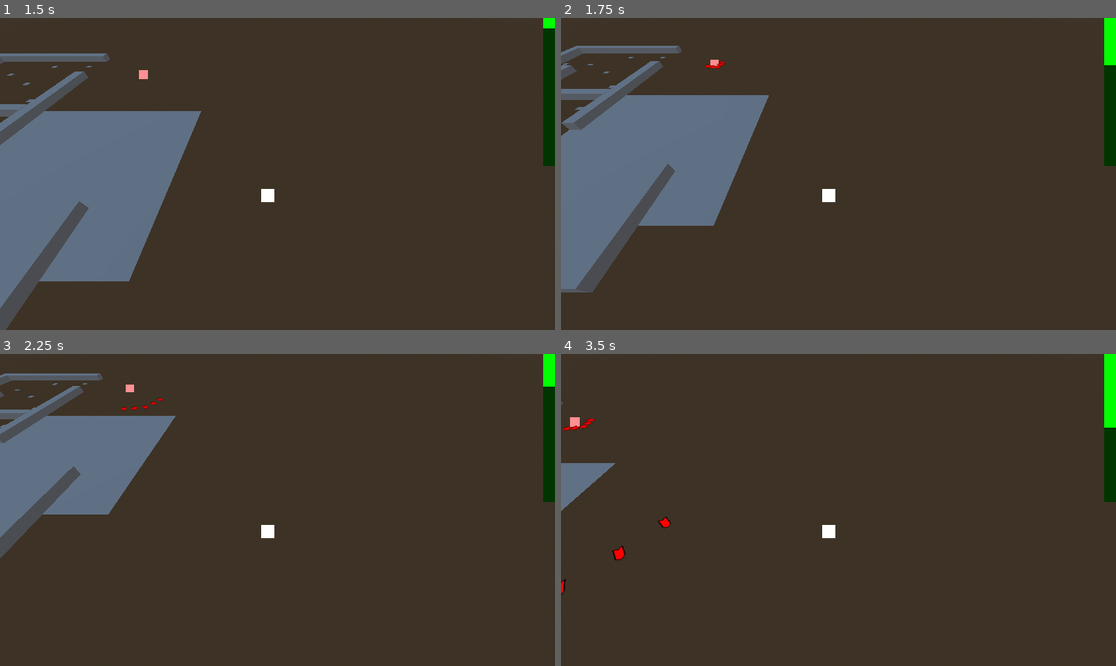
Above: before the commit, frames 1-4 (two rows, left to right).
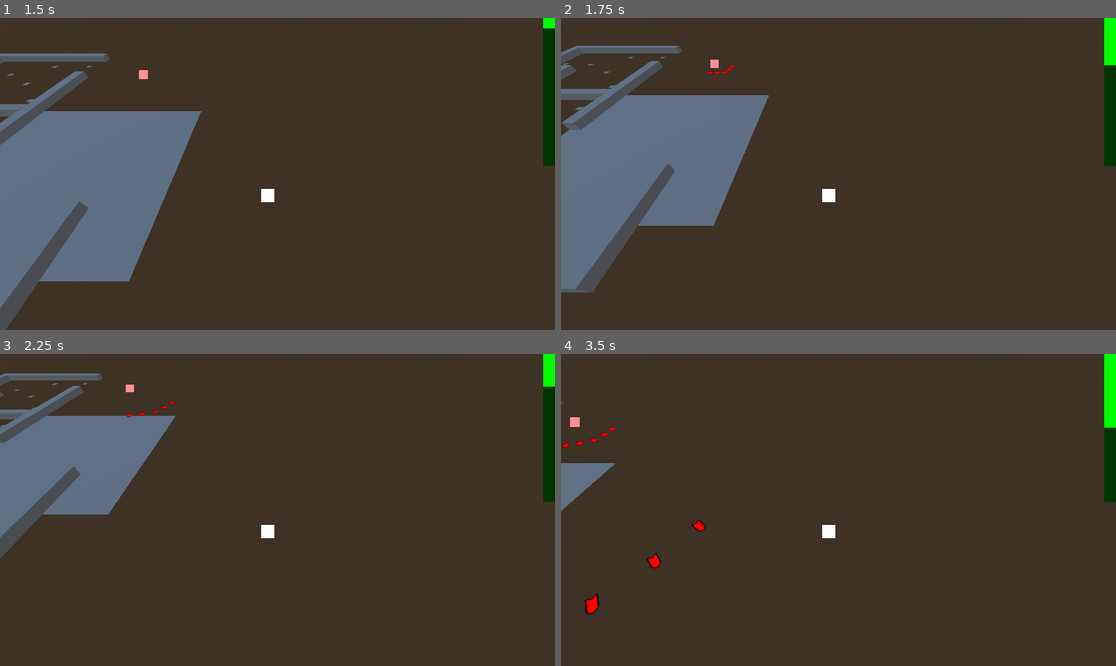
Above: after the commit, the same moments.

Repository: etjwalsh/N330Group3Project
Game: Godot game, scene res://Scenes/Root/root.tscn
The game is run twice, just before and just after one commit, with the same random seed, the same clock (stepped at 60 frames per second) and the same inputs.
Inputs (mouse positions are in pixels of both pictures, inside the frame that each line leads up to):
- Up to frame 1 (1.5 s): tap Enter at 0.5 s; move the mouse to (399, 158) at 0.52 s; hold D (right) 0.53-1.28 s; hold Shift (dash) 0.53-1.28 s; move the mouse to (166, 189) at 1.27 s; hold S (down) from 1.28 s (still down); tap Shift (dash) at 1.35 s
- Up to frame 2 (1.75 s): keep holding S (down)
- Up to frame 3 (2.25 s): move the mouse to (333, 441) at 2.02 s; release S (down) at 2.03 s; hold D (right) from 2.03 s (still down); hold Shift (dash) from 2.03 s (still down); right-click (333, 441) at 2.1 s
- Up to frame 4 (3.5 s): move the mouse to (810, 572) at 2.77 s; release D (right) at 2.78 s; release Shift (dash) at 2.78 s; hold W (up) from 2.78 s (still down); click (810, 572) at 2.85 s; tap Shift (dash) at 3.05 s

Frame 1 is identical in both runs. In frame 2, less than 0.1% of the frame differs, in the area x 26-32%, y 13-19%; in frame 3, 0.1%; in frame 4, 0.6%, in the area x 0-27%, y 20-84%.

Commit message:
enemy hurting :)

Diff:
--- a/Scenes/Bullets/PlayerBullet/player_bullet.tscn
+++ b/Scenes/Bullets/PlayerBullet/player_bullet.tscn
@@ -6,7 +6,10 @@
 script/source = "extends RigidBody3D
 
 const speed = 25
+
 var time = 0
+
+@export var damage = 1
 
 func _ready() -> void:
 	linear_velocity.z = cos(rotation.y) * speed
@@ -17,7 +20,11 @@
 	if(time > 2):
 		queue_free()
 
-	if(get_colliding_bodies()):
+	var bodies = get_colliding_bodies()
+	if(bodies):
+		for i in bodies:
+			if(\"health\" in i):
+				i.health -= damage
 		queue_free()
 "
 
--- a/Scenes/Bullets/PlayerLaser/player_laser.gd
+++ b/Scenes/Bullets/PlayerLaser/player_laser.gd
@@ -1,17 +1,21 @@
 extends RigidBody3D
+
+const damage = 5
 
 # Called when the node enters the scene tree for the first time.
 func _ready() -> void:
 	pass
 
 # Called every frame. 'delta' is the elapsed time since the previous frame.
-func _process(_delta: float) -> void:
+func _process(delta: float) -> void:
 	if($RayCast3D.is_colliding()):
-
 		$Sprite3D.scale.y = global_position.distance_to($RayCast3D.get_collision_point()) * 3
 		$CollisionShape3D.scale.y = global_position.distance_to($RayCast3D.get_collision_point()) * 3
 		$Sprite3D.position.z = global_position.distance_to($RayCast3D.get_collision_point()) * 48 / 100
 		$CollisionShape3D.position.z = global_position.distance_to($RayCast3D.get_collision_point()) * 48 / 100
+		var collider = $RayCast3D.get_collider()
+		if("health" in collider):
+			collider.health -= delta * damage
 	else:
 		$Sprite3D.scale.y = 100
 		$CollisionShape3D.scale.y = 100
--- a/Scenes/Bullets/PlayerLaser/player_laser.tscn
+++ b/Scenes/Bullets/PlayerLaser/player_laser.tscn
@@ -21,3 +21,4 @@
 
 [node name="RayCast3D" type="RayCast3D" parent="."]
 target_position = Vector3(0, 0, 100)
+collision_mask = 5
--- a/Scenes/Bullets/PlayerSword/player_sword.gd
+++ b/Scenes/Bullets/PlayerSword/player_sword.gd
@@ -1,14 +1,33 @@
-extends Node3D
+extends RigidBody3D
 
 const ROTATION_LIMIT = PI/4
 const ROTATION_SPEED = 5
+const damage = 2
+
+var hits = []
 
 # Called when the node enters the scene tree for the first time.
 func _ready() -> void:
 	$AnimatedSprite3D.scale *= 4
 	$AnimatedSprite3D.position.z = 2
+	$CollisionShape3D.scale *= 4
+	$CollisionShape3D.position.z = 2
 
 func _process(delta: float) -> void:
 	rotation.y += ROTATION_SPEED * delta
 	if(rotation.y > ROTATION_LIMIT):
-		rotation.y -= 2 * ROTATION_LIMIT
+		get_parent().queue_free()
+
+	var bodies = get_colliding_bodies()
+	print(get_colliding_bodies())
+	if(bodies):
+		for i in bodies:
+			var hit = false
+			for j in hits:
+				if j == i:
+					hit = true
+			if(!hit):
+				if "health" in i:
+					hits.append(i)
+					i.health -= damage
+					i.swordHit = true
--- a/Scenes/Bullets/PlayerSword/player_sword.tscn
+++ b/Scenes/Bullets/PlayerSword/player_sword.tscn
@@ -15,19 +15,22 @@
 }]
 
 [sub_resource type="BoxShape3D" id="BoxShape3D_ag3bh"]
-size = Vector3(0.16, 1, 0.7)
+size = Vector3(0.2, 1, 1)
 
 [node name="PlayerSword" type="Node3D"]
 
-[node name="Node3d" type="RigidBody3D" parent="."]
+[node name="RigidBody3D" type="RigidBody3D" parent="."]
 collision_layer = 0
-collision_mask = 3
+collision_mask = 4
 axis_lock_linear_y = true
+contact_monitor = true
+max_contacts_reported = 30
 script = ExtResource("1_e2jtk")
 
-[node name="AnimatedSprite3D" type="AnimatedSprite3D" parent="Node3d"]
+[node name="AnimatedSprite3D" type="AnimatedSprite3D" parent="RigidBody3D"]
 transform = Transform3D(1, 0, 0, 0, -4.37114e-08, -1, 0, 1, -4.37114e-08, 0, 0, 0)
 sprite_frames = SubResource("SpriteFrames_p2hwq")
 
-[node name="CollisionShape3D" type="CollisionShape3D" parent="Node3d"]
+[node name="CollisionShape3D" type="CollisionShape3D" parent="RigidBody3D"]
+transform = Transform3D(1, 0, 0, 0, 1, 0, 0, 0, 1, 0, 0, 0.2)
 shape = SubResource("BoxShape3D_ag3bh")
--- a/Scenes/Bullets/RangedEnemyBullet/ranged_enemy_bullet.gd
+++ b/Scenes/Bullets/RangedEnemyBullet/ranged_enemy_bullet.gd
@@ -2,6 +2,7 @@
 
 @export var bulletSpeed = 25
 var time = 0
+var damage = 1
 
 func _physics_process(delta: float) -> void:
 	position.z += cos(rotation.y) * delta * bulletSpeed
@@ -11,5 +12,9 @@
 	if(time > 2):
 		queue_free()
 
-	if(get_colliding_bodies()):
+	var bodies = get_colliding_bodies()
+	if(bodies):
+		for i in bodies:
+			if("health" in i):
+				i.health -= damage
 		queue_free()
--- a/Scenes/Enemies/RangedEnemy/rangedEnemy.gd
+++ b/Scenes/Enemies/RangedEnemy/rangedEnemy.gd
@@ -4,34 +4,41 @@
 const spread = .1
 const bulletSpreadDist = .5
 const bulletSpeed = 15
+const bulletTimer = 1.5
+const hitstun = 1
 
-var enemyHealth = 100
-var shotBuffer = 100
+var health = 5
+var time = 0
 var enemyBulletIns
+var swordHit = false
+var hitstunTimer = 0
 
 const bullet = preload("res://Scenes/Bullets/RangedEnemyBullet/RangedEnemyBullet.tscn")
 
 # Called when the node enters the scene tree for the first time.
 func _ready() -> void:
 	$EnemySprite.modulate = Color(1, .44, .45)
-	pass # Replace with function body.
-
 
 # Called every frame. 'delta' is the elapsed time since the previous frame.
-func _process(_delta: float) -> void:
+func _process(delta: float) -> void:
+	time += delta
+	if(swordHit):
+		hitstunTimer += delta
+		if(hitstunTimer > hitstun):
+			swordHit = false
+			hitstunTimer = 0
+
 	#despawn if health zero
-	if(enemyHealth <= 0):
+	if(health <= 0):
 		queue_free()
-
-	if (shotBuffer <= 0):
-		shotBuffer = 100
-		var dir = -Vector2(position.x, position.z).angle_to_point(Vector2(PlayerAutoload.pos.x, PlayerAutoload.pos.z)) + PI/2
-		for i in bulletNum:
-			enemyBulletIns = bullet.instantiate()
-			enemyBulletIns.rotation.y = dir + ((i - floor(bulletNum / 2)) * spread)
-			enemyBulletIns.bulletSpeed = bulletSpeed
-			enemyBulletIns.position += enemyBulletIns.basis.z * (1 - (abs((bulletNum / 2) - i))) * bulletSpreadDist
-			enemyBulletIns.position += enemyBulletIns.basis.x * (i - floor(bulletNum / 2.0)) * bulletSpreadDist
-			add_child(enemyBulletIns)
-	else:
-		shotBuffer -= 1
+	if(time >= bulletTimer ):
+		time = 0
+		if(!swordHit):
+			var dir = -Vector2(position.x, position.z).angle_to_point(Vector2(PlayerAutoload.pos.x, PlayerAutoload.pos.z)) + PI/2
+			for i in bulletNum:
+				enemyBulletIns = bullet.instantiate()
+				enemyBulletIns.rotation.y = dir + ((i - floor(bulletNum / 2)) * spread)
+				enemyBulletIns.bulletSpeed = bulletSpeed
+				enemyBulletIns.position += enemyBulletIns.basis.z * (1 - (abs((bulletNum / 2) - i))) * bulletSpreadDist
+				enemyBulletIns.position += enemyBulletIns.basis.x * (i - floor(bulletNum / 2.0)) * bulletSpreadDist
+				add_child(enemyBulletIns)
--- a/Scenes/Player/player.gd
+++ b/Scenes/Player/player.gd
@@ -93,11 +93,3 @@
 func _input(event: InputEvent) -> void:
 	if event is InputEventMouse:
 		weaponRotation = -Vector2(960, 540).angle_to_point(event.position) + PI/2
-
-func _on_dash_timer_timeout() -> void:
-	speed = 15
-	$DashCooldown.start()
-	$AnimatedSprite3D.modulate = Color(1, 1, 1) # REMOVE LATER
-
-func _on_dash_cooldown_timeout() -> void:
-	canDash = true
--- a/Scenes/Player/player.tscn
+++ b/Scenes/Player/player.tscn
@@ -34,13 +34,3 @@
 pixel_size = 0.016
 billboard = 1
 sprite_frames = SubResource("SpriteFrames_og2xa")
-
-[node name="DashTimer" type="Timer" parent="."]
-wait_time = 0.2
-one_shot = true
-
-[node name="DashCooldown" type="Timer" parent="."]
-one_shot = true
-
-[connection signal="timeout" from="DashTimer" to="." method="_on_dash_timer_timeout"]
-[connection signal="timeout" from="DashCooldown" to="." method="_on_dash_cooldown_timeout"]
--- /dev/null
+++ b/Scripts/Global.gd
@@ -0,0 +1 @@
+extends Node
--- a/project.godot
+++ b/project.godot
@@ -18,6 +18,7 @@
 [autoload]
 
 PlayerAutoload="*res://Scripts/PlayerAutoload.gd"
+Global="*res://Scripts/Global.gd"
 
 [display]
 
Binary file changed: Images/EnemyBullet.png
